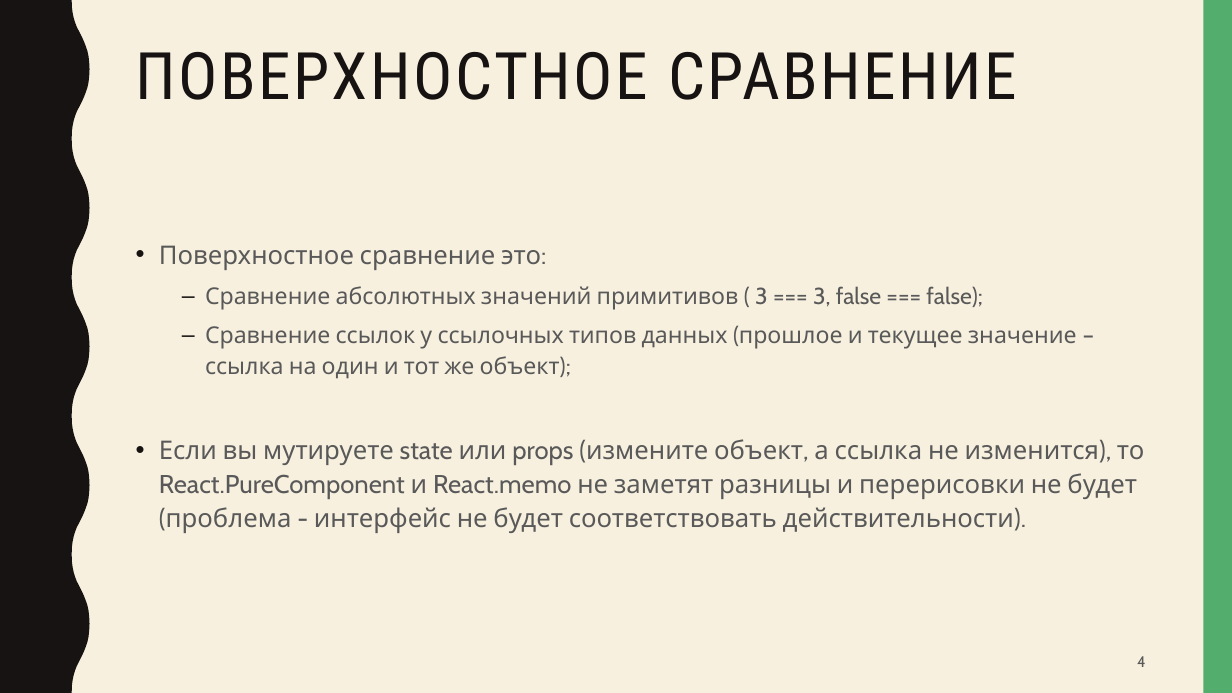
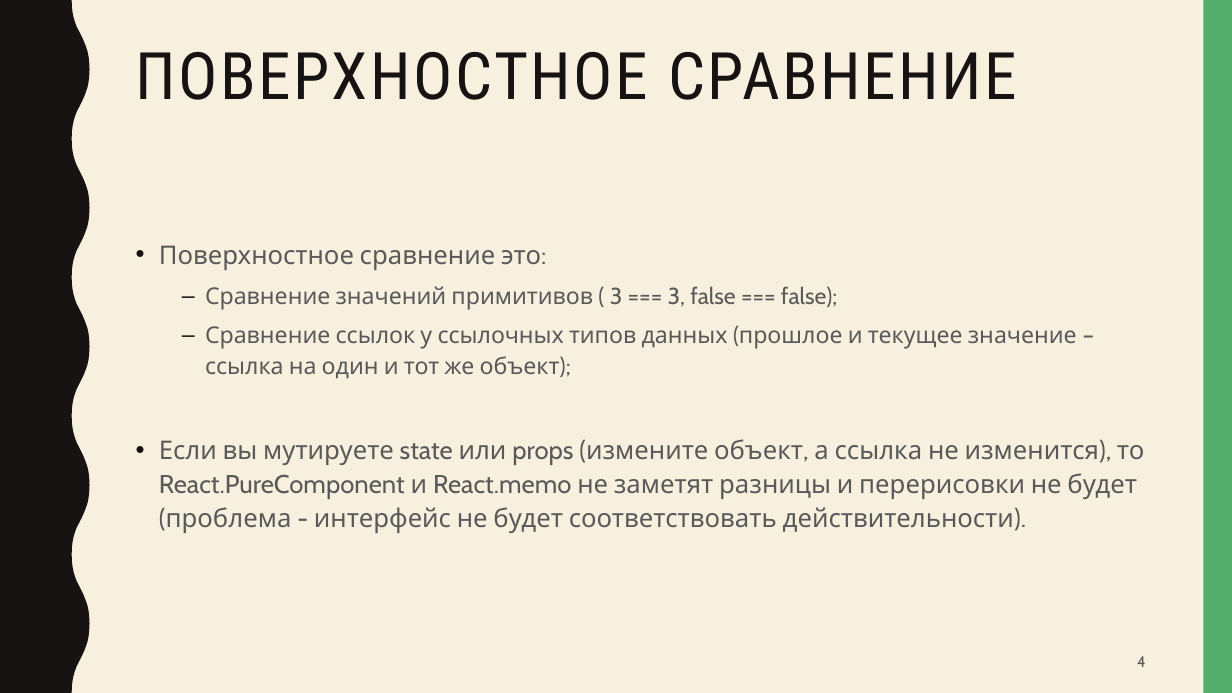
Before and after one commit to artem-gorokhovskii/PureComponent-VS-memo, a slide deck: slide 4 of PureComponent-vs-memo.pptx. Drawn at 1232x693 pixels with LibreOffice and Linux fonts; fonts in the diff are those of the drawing. Boxes give left, top, right and bottom in pixels: in the first picture for what was removed or moved away, otherwise in the second. Text is boxed around its words. In the diff, an @@ line names an element or a change of style, - is before the commit and + after.

```diff
--- a/PureComponent-vs-memo.pptx
+++ b/PureComponent-vs-memo.pptx
@@ text at box(205, 286, 837, 310): text changed @@
-  – Сравнение абсолютных значений примитивов ( 3 === 3, false === false);
+  – Сравнение значений примитивов ( 3 === 3, false === false);
```
Also in this commit, not shown: 3 other slides changed.
